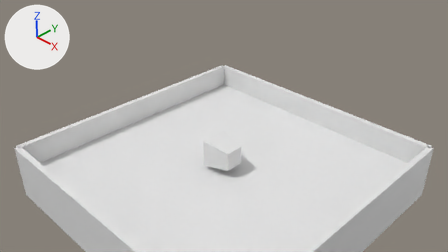
The Blender file game-rpg.blend, before and after one commit.
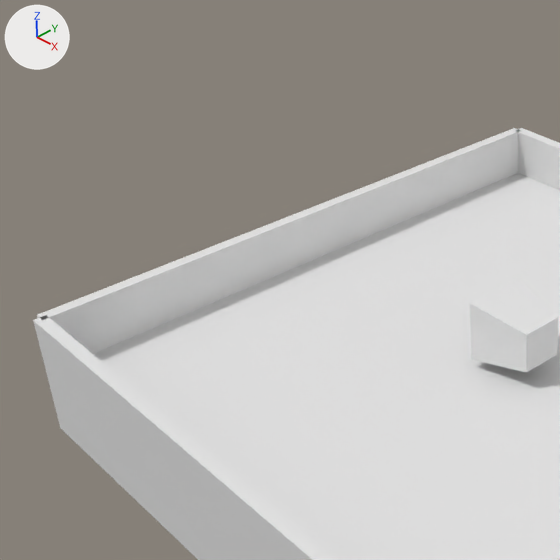
Old and new are each drawn from the file's camera 'Parallel.Camera' and again close up on the part from 0% to 54% of the width and 4% to 100% of the height. Arrows for +X, +Y and +Z are at upper left; the lights stay in place.

The older version as bpy lines, for what is in view:
```python
me_cube_002 = bpy.data.meshes.new('Cube.002')
me_cube_002.from_pydata(...)  # a box spanning x -1.0..1.0, y -1.0..1.0, z -1.0..1.0
me_cube_003 = bpy.data.meshes.new('Cube.003')
me_cube_003.from_pydata(...)  # a box spanning x -1.0..1.0, y -1.0..1.0, z -1.0..1.0
me_cube_005 = bpy.data.meshes.new('Cube.005')
me_cube_005.from_pydata(...)  # a box spanning x -1.0..1.0, y -1.0..1.0, z -1.0..1.0
ob_cube = bpy.data.objects.new('Cube', me_cube_002)
ob_cube.location = (0.0, 10.0, 0.0)
ob_cube.scale = (10.0, 0.2, 2.0)
ob_cube_001 = bpy.data.objects.new('Cube.001', me_cube_003)
ob_cube_001.location = (0.0, -10.0, 0.0)
ob_cube_001.scale = (10.0, 0.2, 2.0)
ob_cube_003 = bpy.data.objects.new('Cube.003', me_cube_005)
ob_cube_003.location = (-10.0, 0.0, 0.0)
ob_cube_003.rotation_euler = (0.0, 0.0, 1.571)  # degrees (0, 0, 90)
ob_cube_003.scale = (10.0, 0.2, 2.0)
# also in view: 'Ground.001' at (0.0, 0.0, 0.0); 'Player' at (0.0, 0.0, 1.5)
```
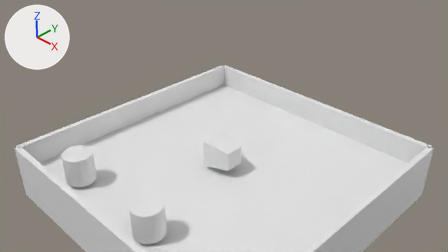
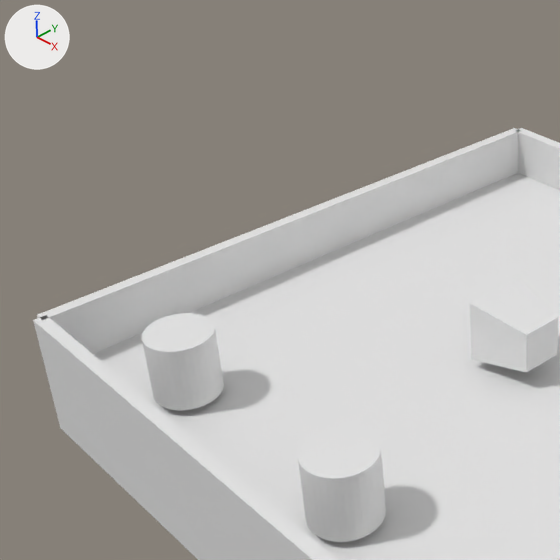
Commit message: Added zombies.

Location of each change, [x1, y1, x2, y2] in pixels of the close-ups (560 x 560 px):
'Zombie', added: after [298, 426, 386, 542]
'Zombie.001', added: after [142, 313, 224, 410]

Diff of the bpy script that builds the scene:
```diff
--- a/game-rpg.blend.py
+++ b/game-rpg.blend.py
@@ me_cylinder @@
+me_cylinder.from_pydata(...)  # a 32-sided cylinder along z spanning x -1.0..1.0, y -1.0..1.0, z -1.0..1.0
@@ ob_zombie @@
+ob_zombie = bpy.data.objects.new('Zombie', me_cylinder)
+ob_zombie.location = (1.69, -7.81, 1.44)
@@ ob_zombie_001 @@
+ob_zombie_001 = bpy.data.objects.new('Zombie.001', me_cylinder.copy())
+ob_zombie_001.location = (-5.76, -7.81, 1.44)
```
